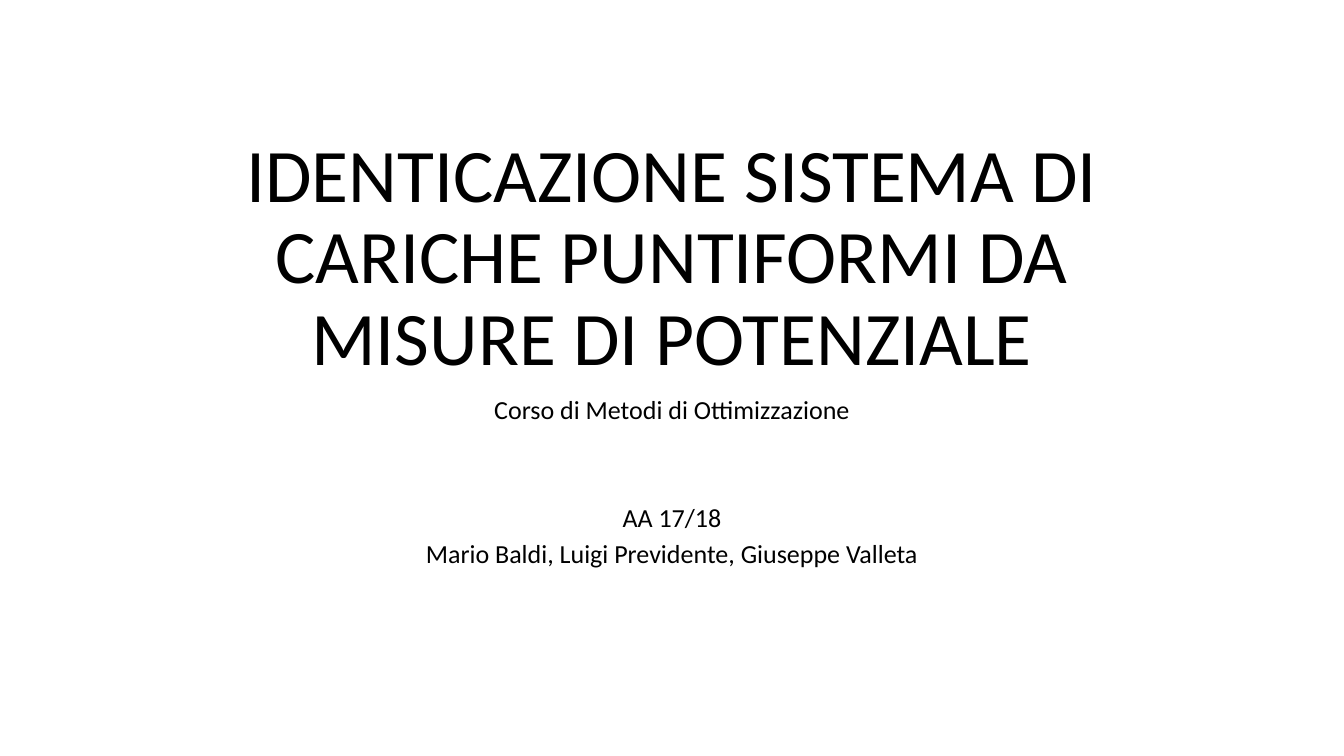
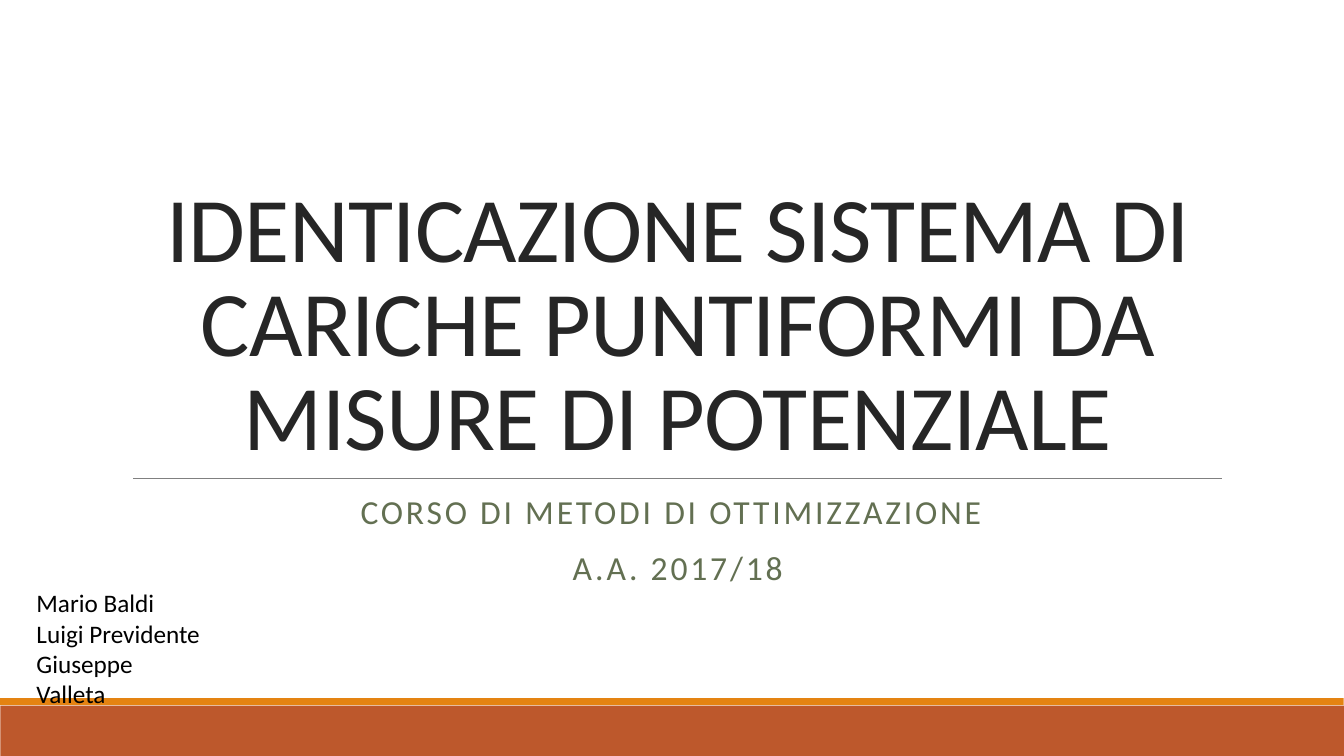
Before and after one commit to baldimario/Simplex, a slide deck: slide 1 of IDENTICAZIONE SISTEMA DI CARICHE PUNTIFORMI DA MISURE DI.pptx. Drawn at 1344x756 pixels with LibreOffice and Linux fonts; fonts in the diff are those of the drawing. Boxes give left, top, right and bottom in pixels: in the first picture for what was removed or moved away, otherwise in the second. Text is boxed around its words. In the diff, an @@ line names an element or a change of style, - is before the commit and + after.

```diff
--- a/IDENTICAZIONE SISTEMA DI CARICHE PUNTIFORMI DA MISURE DI.pptx
+++ b/IDENTICAZIONE SISTEMA DI CARICHE PUNTIFORMI DA MISURE DI.pptx
@@ title "IDENTICAZIONE SISTEMA DI CARICHE PUNTIFORMI ...": place and size @@
-title "IDENTICAZIONE SISTEMA DI CARICHE PUNTIFORMI ..." at box(246, 153, 1096, 366)
+title "IDENTICAZIONE SISTEMA DI CARICHE PUNTIFORMI ..." at box(166, 202, 1190, 451)
@@ title "IDENTICAZIONE SISTEMA DI CARICHE PUNTIFORMI ..." at box(166, 202, 1190, 451): size 54 to 66 pt, text colour #000000 to #262626, letter spacing 0 to -0.5 pt; line spacing 0.9 to 0.85 @@
@@ line added from (133, 479) to (1222, 479), #808080 0.5 pt @@
@@ subtitle at box(361, 502, 981, 582): text changed; size 18.6 to 24 pt; text colour #000000 to #637052 @@
-Corso di Metodi di Ottimizzazione
-AA 17/18
-Mario Baldi, Luigi Previdente, Giuseppe Valleta
+CORSO DI METODI DI OTTIMIZZAZIONE
+A.A. 2017/18
@@ text added at box(36, 594, 199, 710), 18 pt, text #000000 @@
+Mario Baldi
+Luigi Previdente
+Giuseppe Valleta
@@ rectangle added at box(0, 706, 1344, 756), fill #BD582C @@
@@ rectangle added at box(0, 699, 1344, 706), fill #E48312 @@
```
Also in this commit, not shown: 8 other slides changed, 2 slides added, 2 slides removed, 2 other files.
